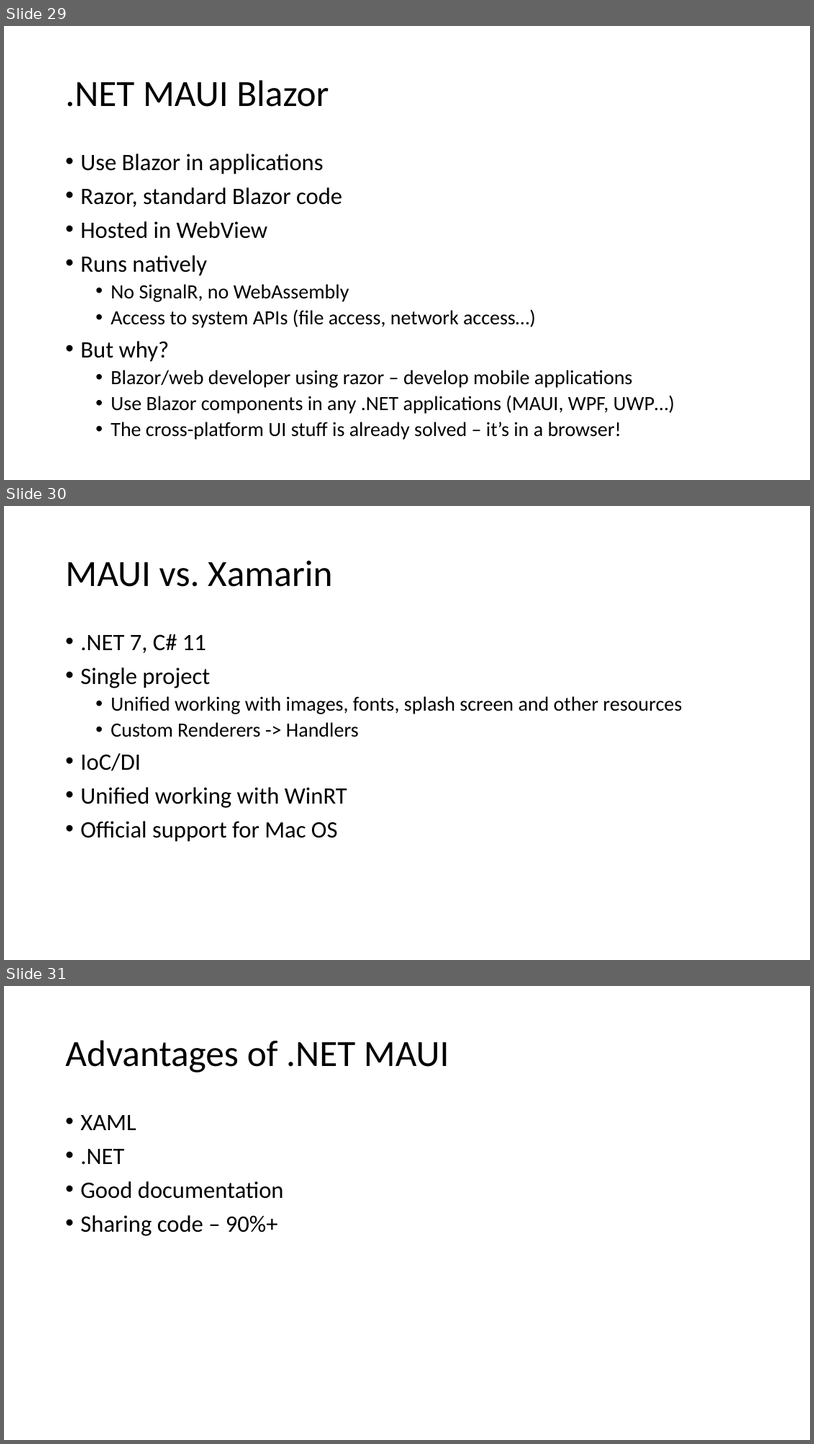
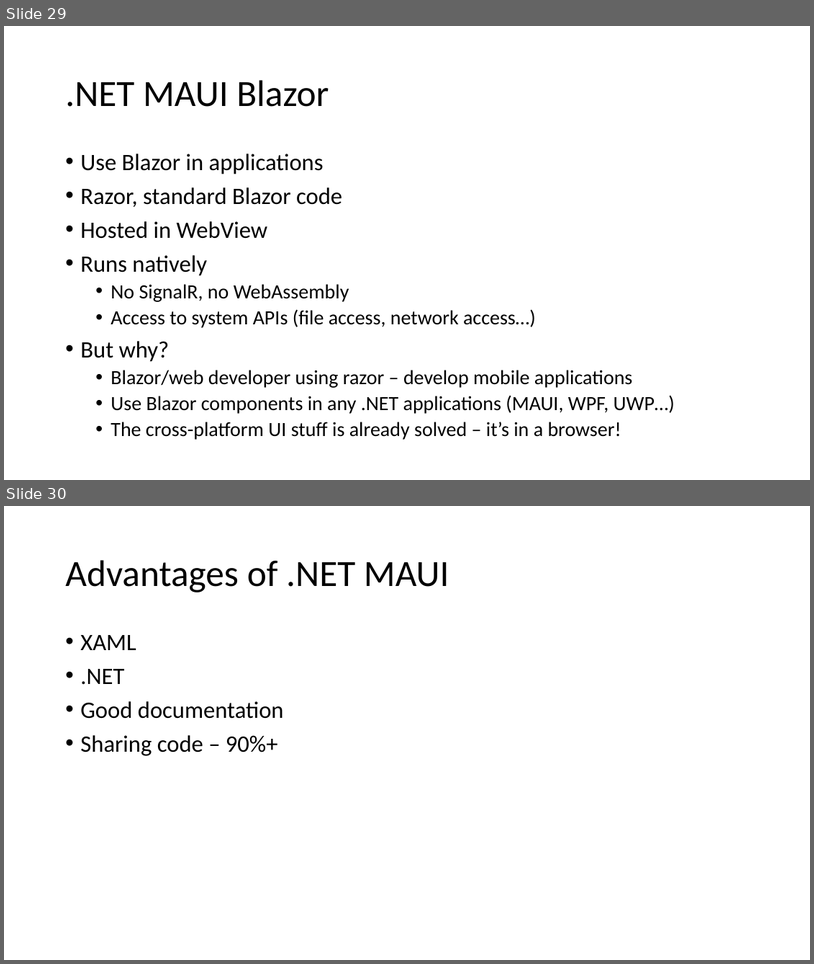
Before and after one commit to jasho/pv239-maui, a slide deck: Lecture/PV239-NET-MAUI.pptx. Shown one above the other, each under a label of ours: slides 29, 30 and 31 before the commit, slides 29 and 30 after it. The pictures are 814x1444 and 814x964 pixels, drawn with LibreOffice and Linux fonts; fonts in the diff are those of the drawing. Boxes give left, top, right and bottom in pixels: in the first picture for what was removed or moved away, otherwise in the second. Text is boxed around its words. In the diff, an @@ line names an element or a change of style, - is before the commit and + after.

Commit message:
Updated MAUI lecture presentation

```diff
--- a/Lecture/PV239-NET-MAUI.pptx
+++ b/Lecture/PV239-NET-MAUI.pptx
@@ slide 30 removed at bbox=[4, 506, 810, 960], background #FFFFFF @@
@@ title removed at bbox=[65, 560, 332, 587] @@
-MAUI vs. Xamarin
@@ text removed at bbox=[80, 634, 682, 842] @@
-• .NET 7, C# 11
-• Single project
-  • Unified working with images, fonts, splash screen and other resources
-  • Custom Renderers -> Handlers
-• IoC/DI
-• Unified working with WinRT
-• Official support for Mac OS
@@ what was slide 31 is now slide 30 @@
```
Also in this commit, not shown: 1 slide changed.
